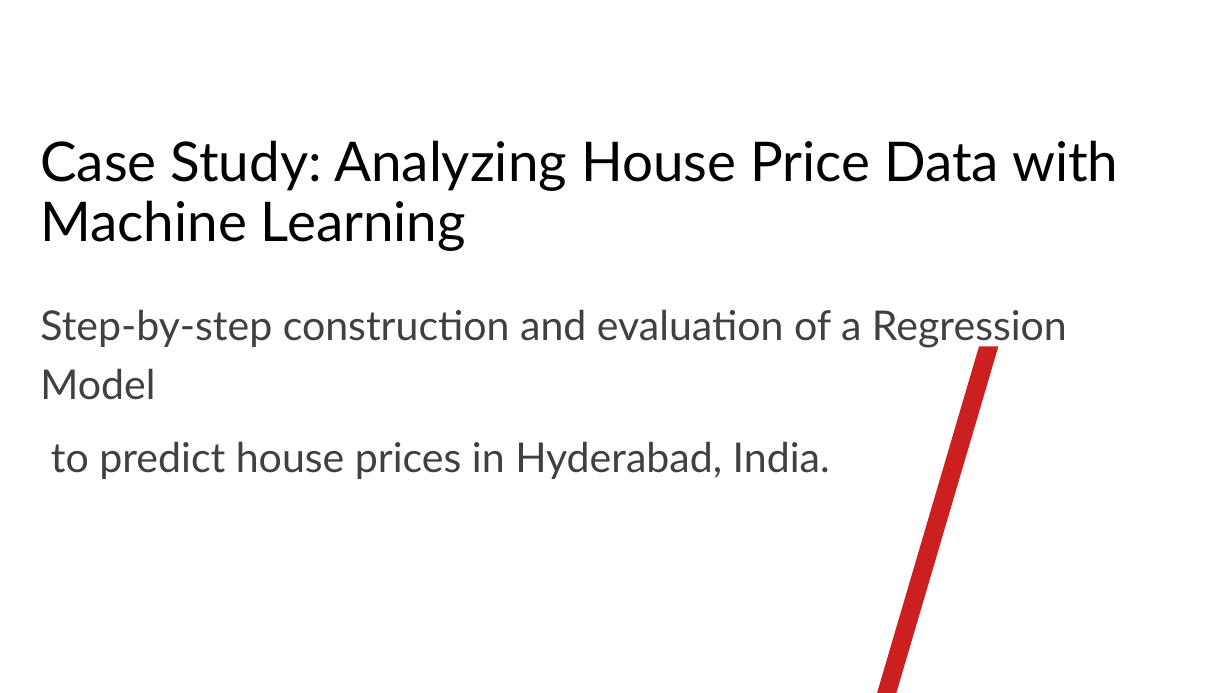
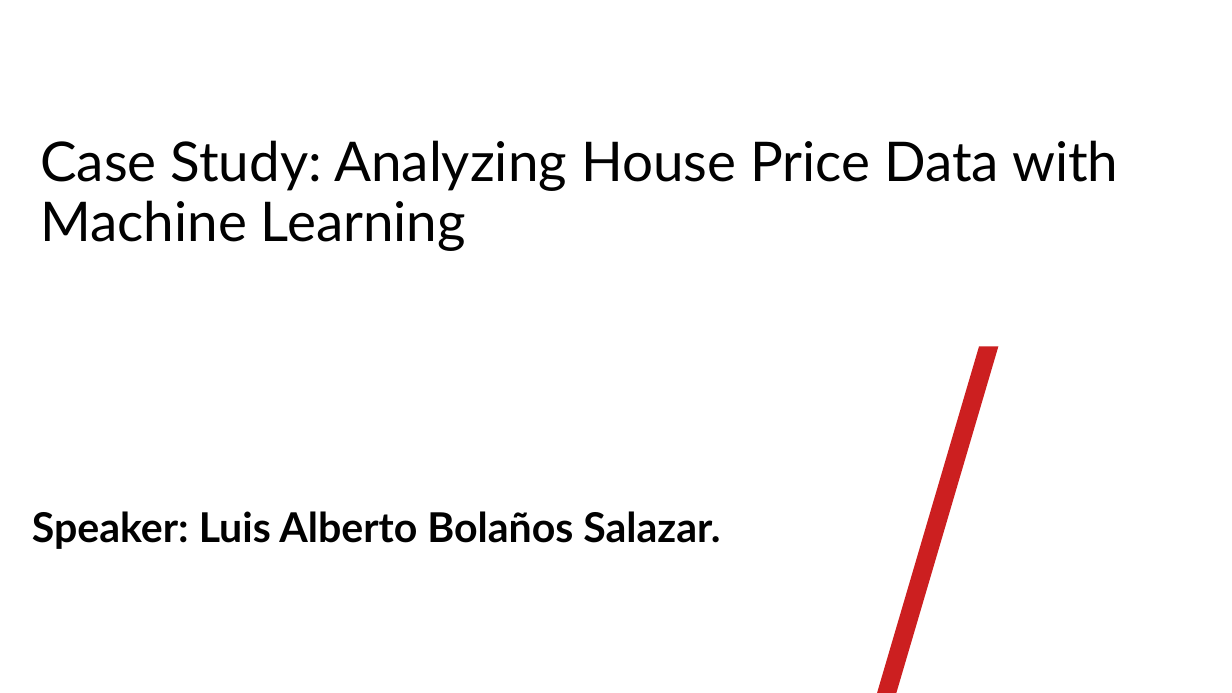
Before and after one commit to albertbolanoss/labs_machine_learning, a slide deck: slide 1 of layers/Case Study_Analyzing House Price Data with Machine Learning.pptx. Drawn at 1232x693 pixels with LibreOffice and Linux fonts; fonts in the diff are those of the drawing; background and template pictures are left out. Boxes give left, top, right and bottom in pixels: in the first picture for what was removed or moved away, otherwise in the second. Text is boxed around its words. In the diff, an @@ line names an element or a change of style, - is before the commit and + after.

```diff
--- a/layers/Case Study_Analyzing House Price Data with Machine Learning.pptx
+++ b/layers/Case Study_Analyzing House Price Data with Machine Learning.pptx
@@ text removed at (x1=40, y1=309, x2=1067, y2=479) @@
-Step-by-step construction and evaluation of a Regression Model
-to predict house prices in Hyderabad, India.
@@ text added at (x1=32, y1=511, x2=720, y2=549), 24 pt, text #010101, bold @@
+Speaker: Luis Alberto Bolaños Salazar.
```
Also in this commit, not shown: 2 other slides changed, 2 other files.
